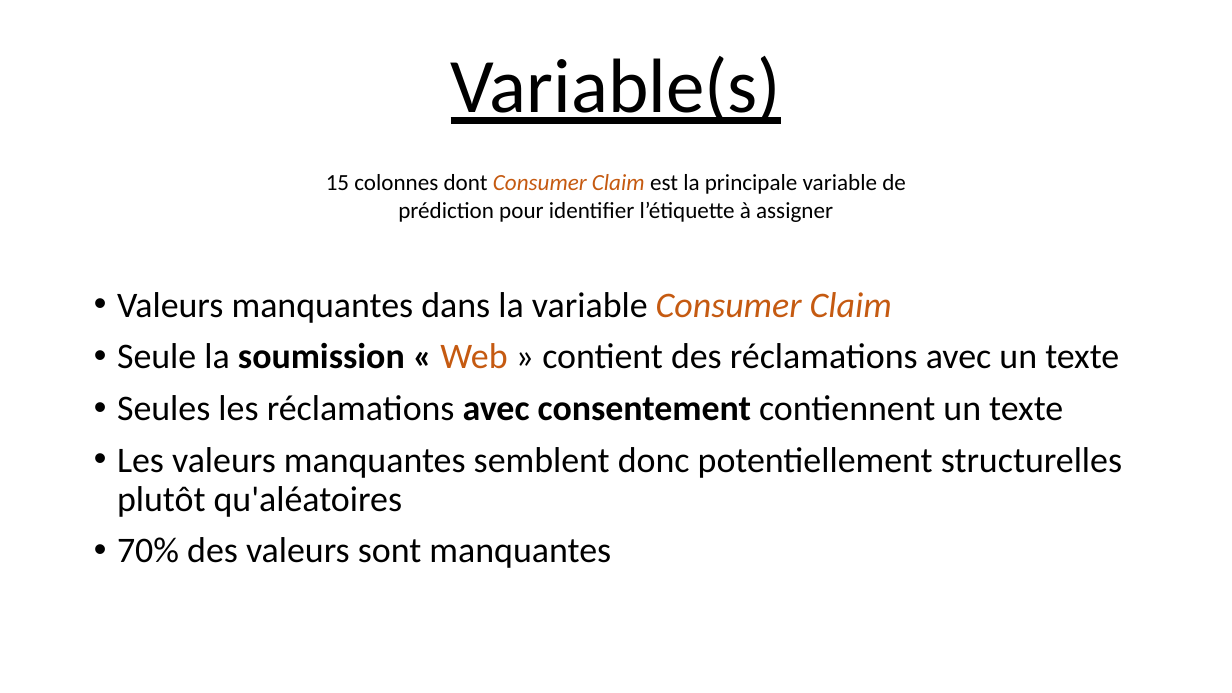
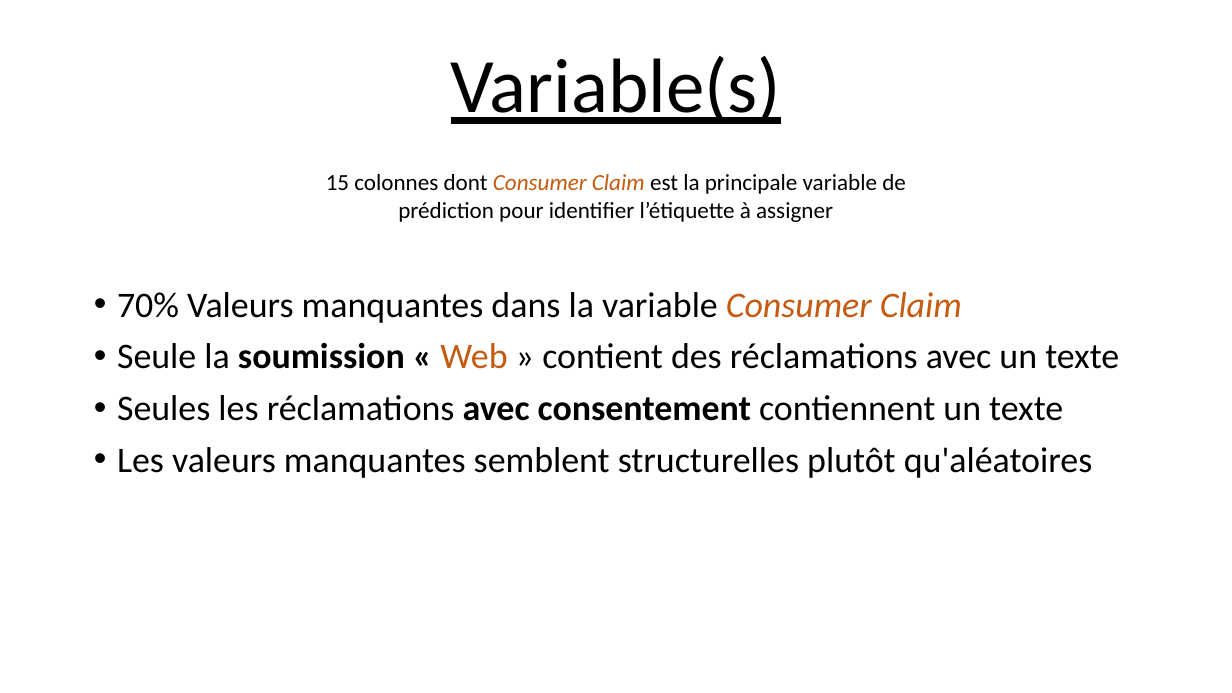
Before and after one commit to Ace4teaM/OCR-ZenAssist, a slide deck: slide 4 of Présentation.pptx. Drawn at 1232x693 pixels with LibreOffice and Linux fonts; fonts in the diff are those of the drawing. Boxes give left, top, right and bottom in pixels: in the first picture for what was removed or moved away, otherwise in the second. Text is boxed around its words. In the diff, an @@ line names an element or a change of style, - is before the commit and + after.

```diff
--- a/Présentation.pptx
+++ b/Présentation.pptx
@@ text at (117, 292, 962, 323): text changed @@
-• Valeurs manquantes dans la variable Consumer Claim
+• 70% Valeurs manquantes dans la variable Consumer Claim
@@ text at (117, 447, 1092, 478): text changed @@
-• Les valeurs manquantes semblent donc potentiellement structurelles plutôt qu'aléatoires
-• 70% des valeurs sont manquantes
+• Les valeurs manquantes semblent structurelles plutôt qu'aléatoires
```
Also in this commit, not shown: 9 other slides changed, 1 slide removed.
